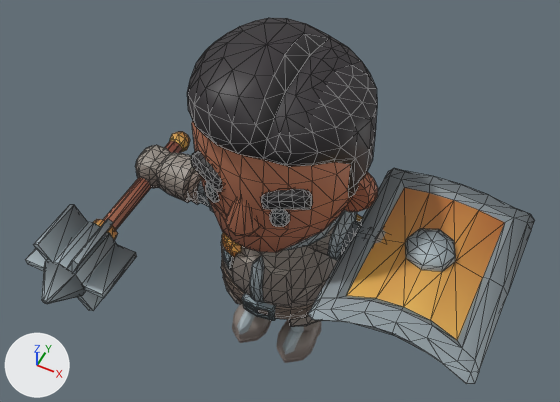
The glTF model shared/assets/rrb/heroes/paladin.glb as it was, and as the next commit left it.
Rendered twice from a 50 mm camera at (1.31, -2.65, 4.52) aimed at (0.03, -0.08, 1.32). The axes (+X, +Y, +Z) are drawn at lower left. The lights are the same throughout. The first picture is the older version. Mesh edges are drawn as thin lines on the coarser meshes. Where no turn or scale is listed for an object, it has been applied to the vertices. Vertices at exactly the same position are counted once.

In view in the first picture: 'Knight_ArmLeft', 'Knight_ArmRight', 'Knight_Body', 'Knight_Head', 'Knight_LegLeft', 'Knight_LegRight', 'mace', 'shield'.
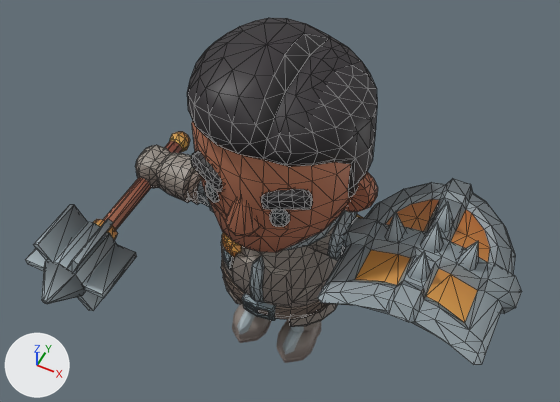
What the commit changed:
me_shield_square_color is used by ob_shield; location (0.883, -0.017, 1.205).
me_shield_square_color had 140 vertices, 262 faces and spanned x -0.441..0.441, y -0.596..0.596, z -0.145..0.156.
me_shield_square_color now has 244 vertices, 420 faces and spans x -0.504..0.504, y -0.481..0.556, z -0.145..0.315.
me_shield_square_color part 1: the loose piece of 108 vertices spanning x -0.441..0.441, y -0.596..0.596, z -0.098..0.156 is rebuilt with 167 vertices and now spans x -0.504..0.504, y -0.481..0.556, z -0.131..0.138.
Part 2, on me_shield_square_color:
12 vertices are removed from x -0.184..0.184, y -0.083..0.083, z 0.004.
24 faces are deleted.
33 vertices are added at x -0.247..0.247, y -0.237..0.237, z 0.014..0.315.
8 new vertices lie (0.0, 0.0, 0.087) away from vertices in x -0.184..0.184, y -0.083..0.083, z -0.073.
10 new vertices lie (0.0, 0.061, 0.0) away from vertices in x -0.247..0.247, y -0.214..0.154, z 0.094..0.134.
6 new vertices lie (0.062, 0.0, 0.0) away from vertices in x -0.031, y -0.237..0.237, z 0.106..0.134.
64 new faces join them.

Pixel boxes (x1, y1, x2, y2) of what changed, in the pictures (560 x 402 px):
'shield', reshaped (9% narrower, 14% shorter): before (308, 168, 534, 384); after (317, 179, 522, 365)
part 1 of me_shield_square_color, rebuilt (9% narrower, 14% shorter): before (308, 168, 534, 384); after (317, 179, 522, 365)
part 2 of me_shield_square_color, built on: after (385, 201, 478, 281)
